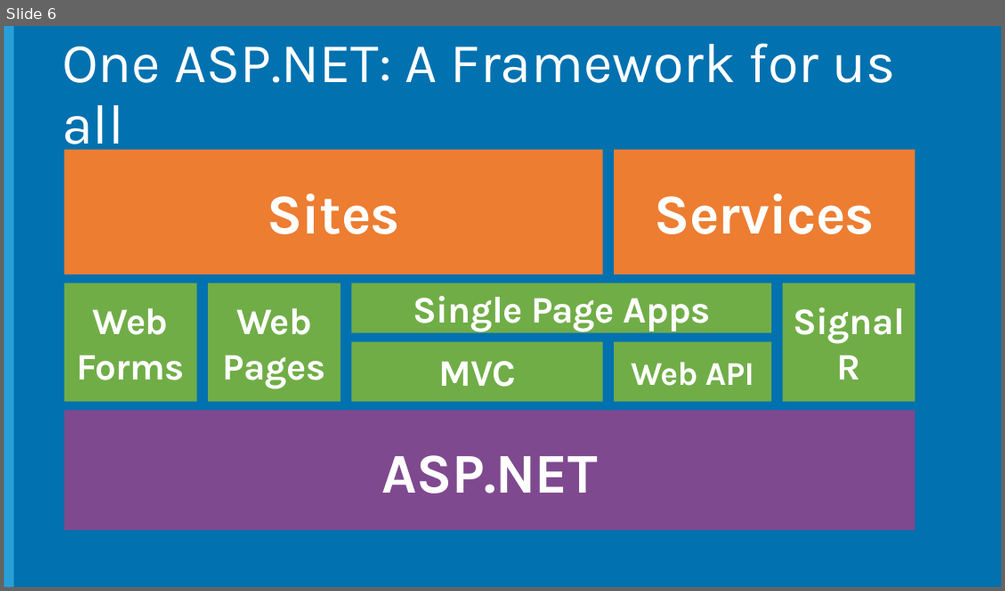
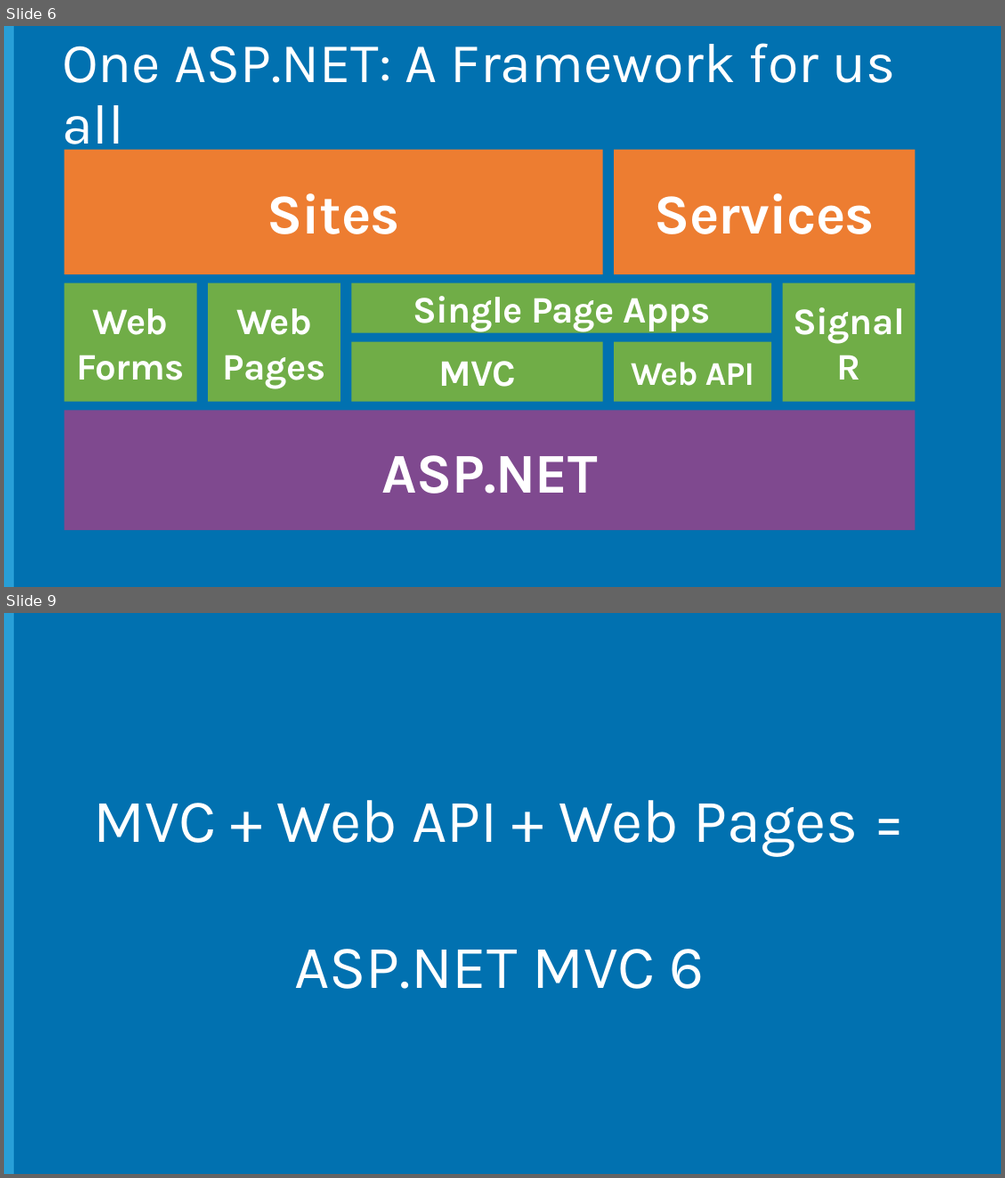
Before and after one commit to Microsoft-Web/WebCampTrainingKit, a slide deck: Presentation/Keynote/Keynote.pptx. Shown one above the other, each under a label of ours: slide 6 before the commit, slides 6 and 9 after it; the slides between them are not shown. The pictures are 1005x591 and 1005x1178 pixels, drawn with LibreOffice and Linux fonts; fonts in the diff are those of the drawing; background and template pictures are left out. Boxes give left, top, right and bottom in pixels: in the first picture for what was removed or moved away, otherwise in the second. Text is boxed around its words. In the diff, an @@ line names an element or a change of style, - is before the commit and + after.

```diff
--- a/Presentation/Keynote/Keynote.pptx
+++ b/Presentation/Keynote/Keynote.pptx
@@ slide 9 added at <box>4,613,1001,1174</box>, background #0171B0; not listed: 1 template element that a slide beside it also shows @@
@@ text added at <box>93,800,858,989</box>, 58.8 pt, text #FFFFFF @@
+MVC + Web API + Web Pages =
+ASP.NET MVC 6
```
Also in this commit, not shown: 1 slide changed, 3 other slides added, 4 other files.
